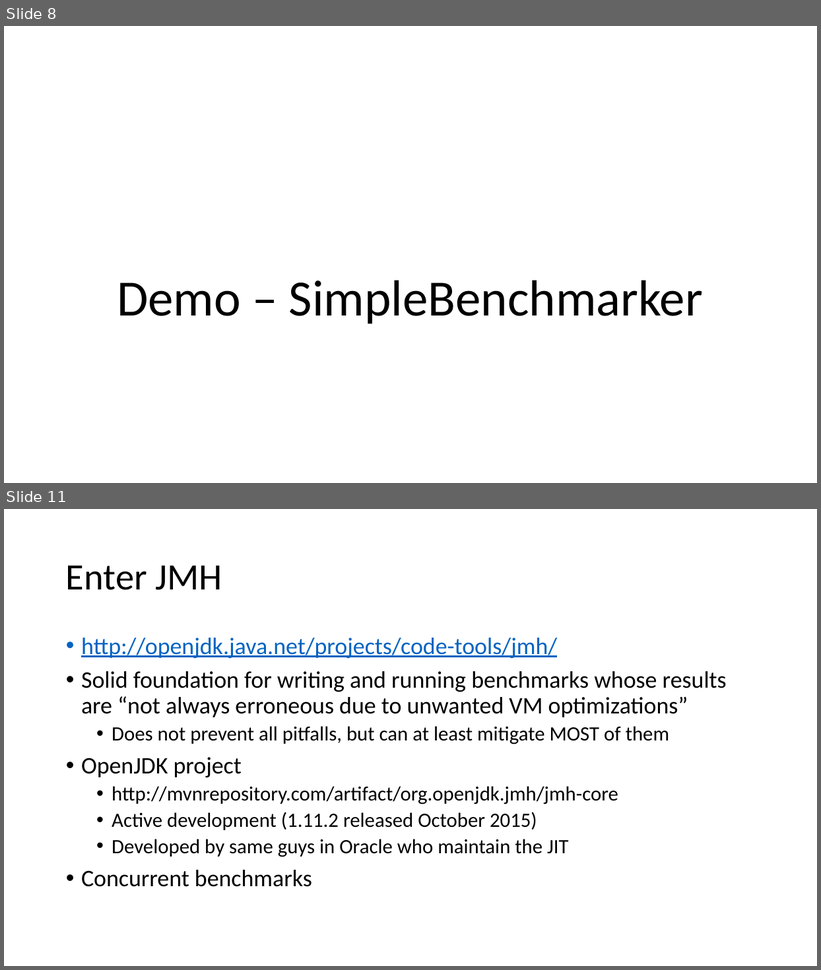
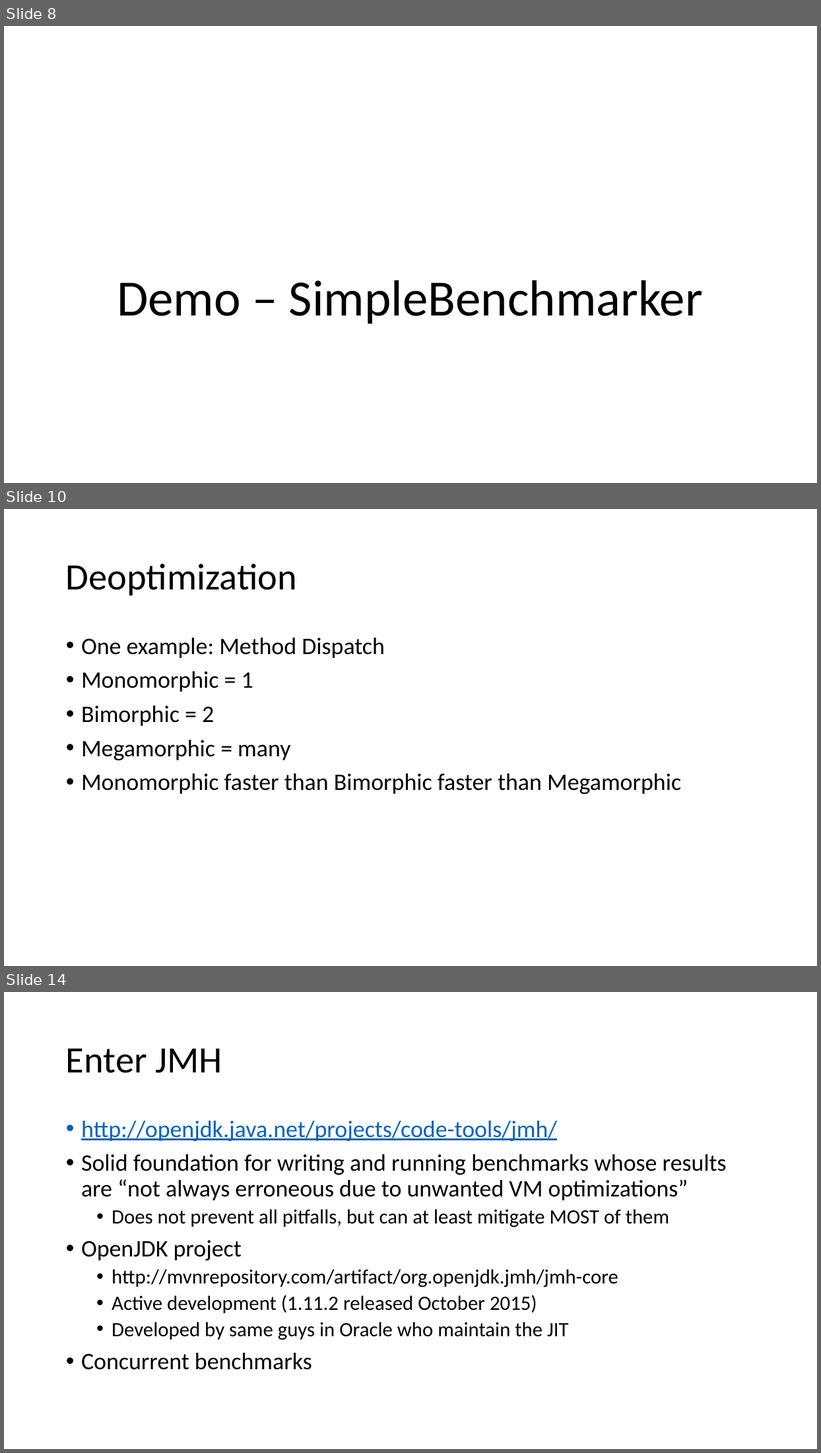
Before and after one commit to tresat/JMH-Presentation, a slide deck: doc/slides.pptx. Shown one above the other, each under a label of ours: slides 8 and 11 before the commit, slides 8, 10 and 14 after it; the slides between them are not shown. The pictures are 821x970 and 821x1453 pixels, drawn with LibreOffice and Linux fonts; fonts in the diff are those of the drawing. Boxes give left, top, right and bottom in pixels: in the first picture for what was removed or moved away, otherwise in the second. Text is boxed around its words. In the diff, an @@ line names an element or a change of style, - is before the commit and + after.

```diff
--- a/doc/slides.pptx
+++ b/doc/slides.pptx
@@ slide 10 added at (4,509,817,966), background #FFFFFF @@
@@ title added at (66,564,297,595), 44 pt, text #000000 @@
+Deoptimization
@@ text added at (81,638,681,794), 28 pt, text #000000 @@
+• One example: Method Dispatch
+• Monomorphic = 1
+• Bimorphic = 2
+• Megamorphic = many
+• Monomorphic faster than Bimorphic faster than Megamorphic
@@ what was slide 11 is now slide 14 @@
```
Also in this commit, not shown: 3 slides changed, 2 other slides added, 21 other files.
